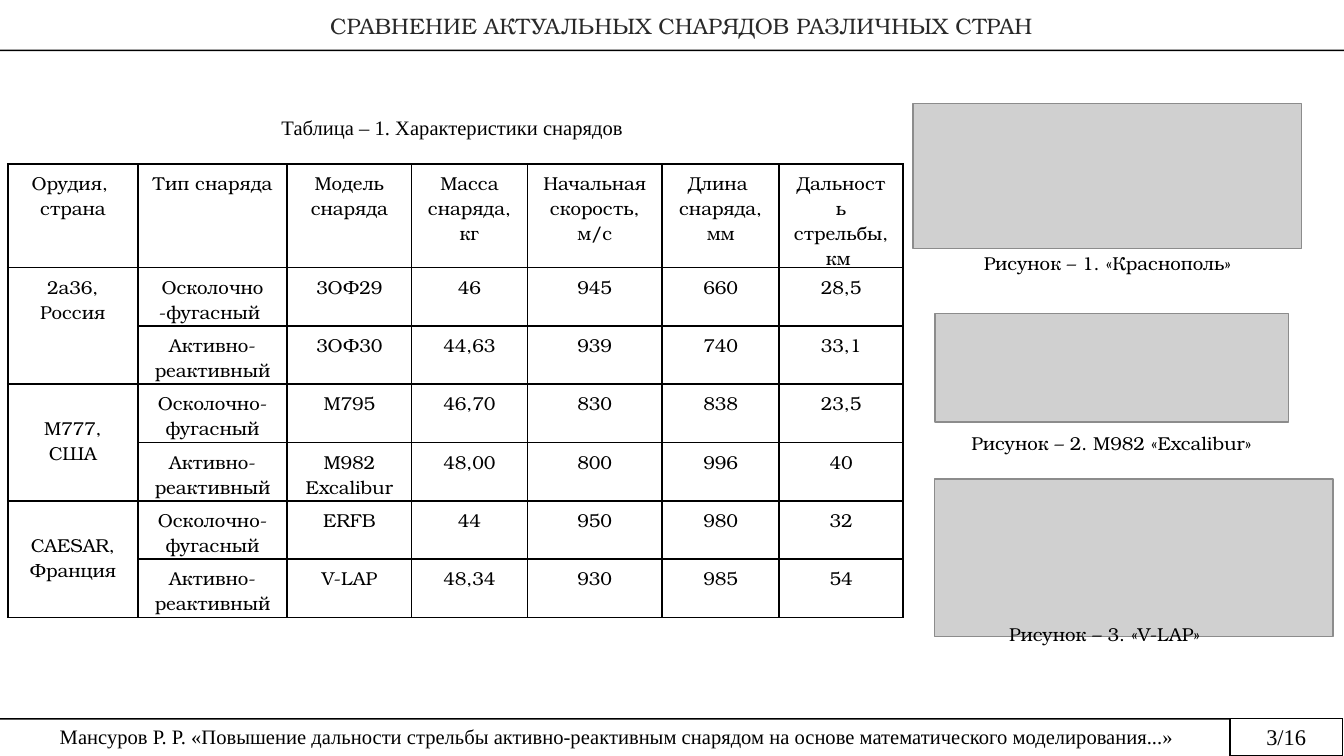
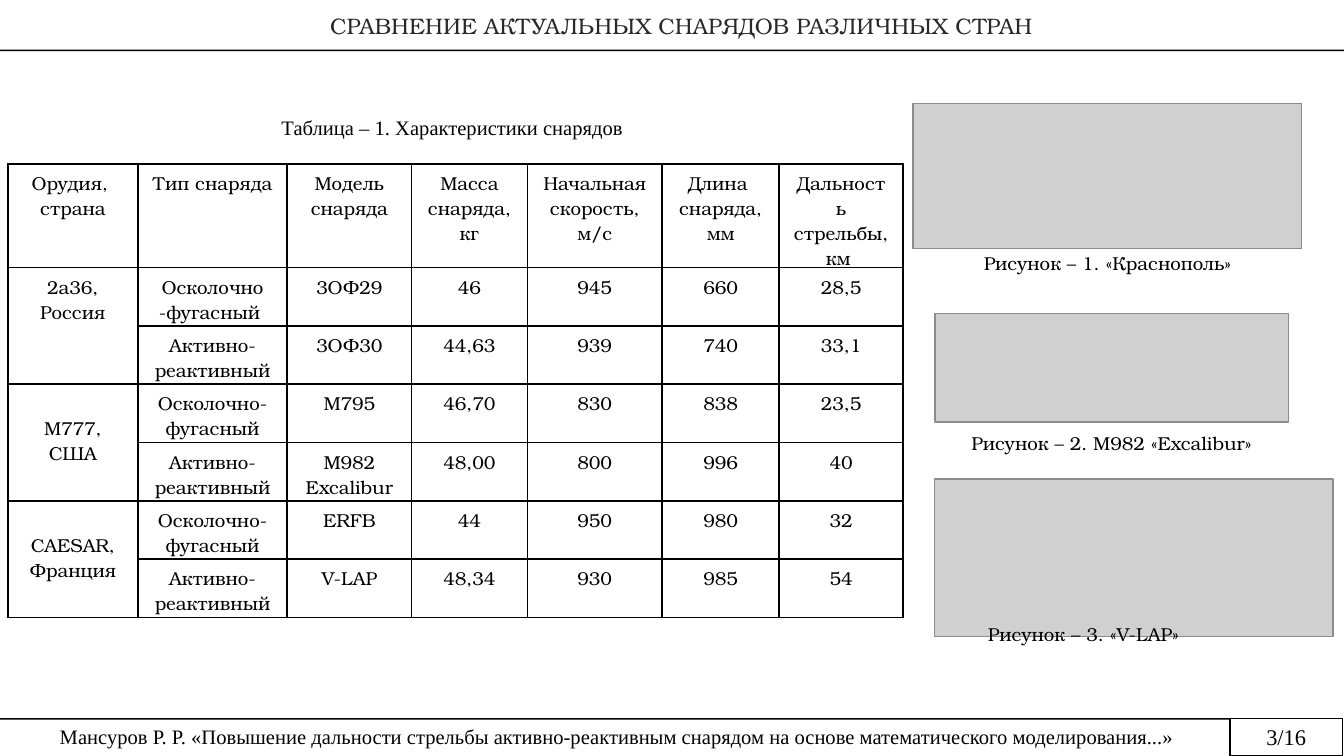
Before and after one commit to rustam-mansurov/cats, a slide deck: slide 3 of ВКР_Мансуров_РР_01.04.04.pptx. Drawn at 1344x756 pixels with LibreOffice and Linux fonts; fonts in the diff are those of the drawing; grey boxes stand for pictures. Boxes give left, top, right and bottom in pixels: in the first picture for what was removed or moved away, otherwise in the second. Text is boxed around its words. In the diff, an @@ line names an element or a change of style, - is before the commit and + after.

```diff
--- a/ВКР_Мансуров_РР_01.04.04.pptx
+++ b/ВКР_Мансуров_РР_01.04.04.pptx
@@ text "Рисунок – 3. «V-LAP»": place and size @@
-text "Рисунок – 3. «V-LAP»" at <box>1009,628,1200,647</box>
+text "Рисунок – 3. «V-LAP»" at <box>988,628,1179,647</box>
```
Also in this commit, not shown: 5 other slides changed.
